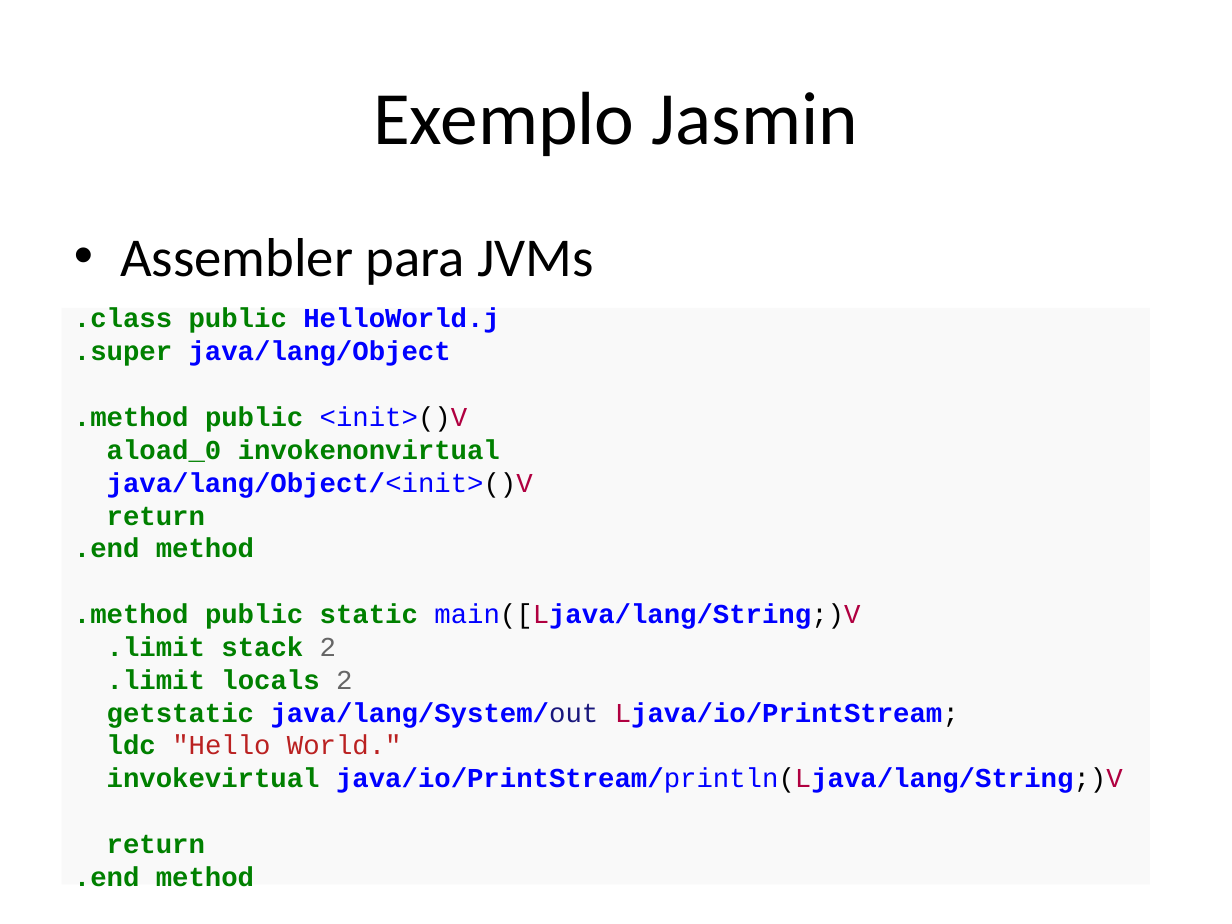
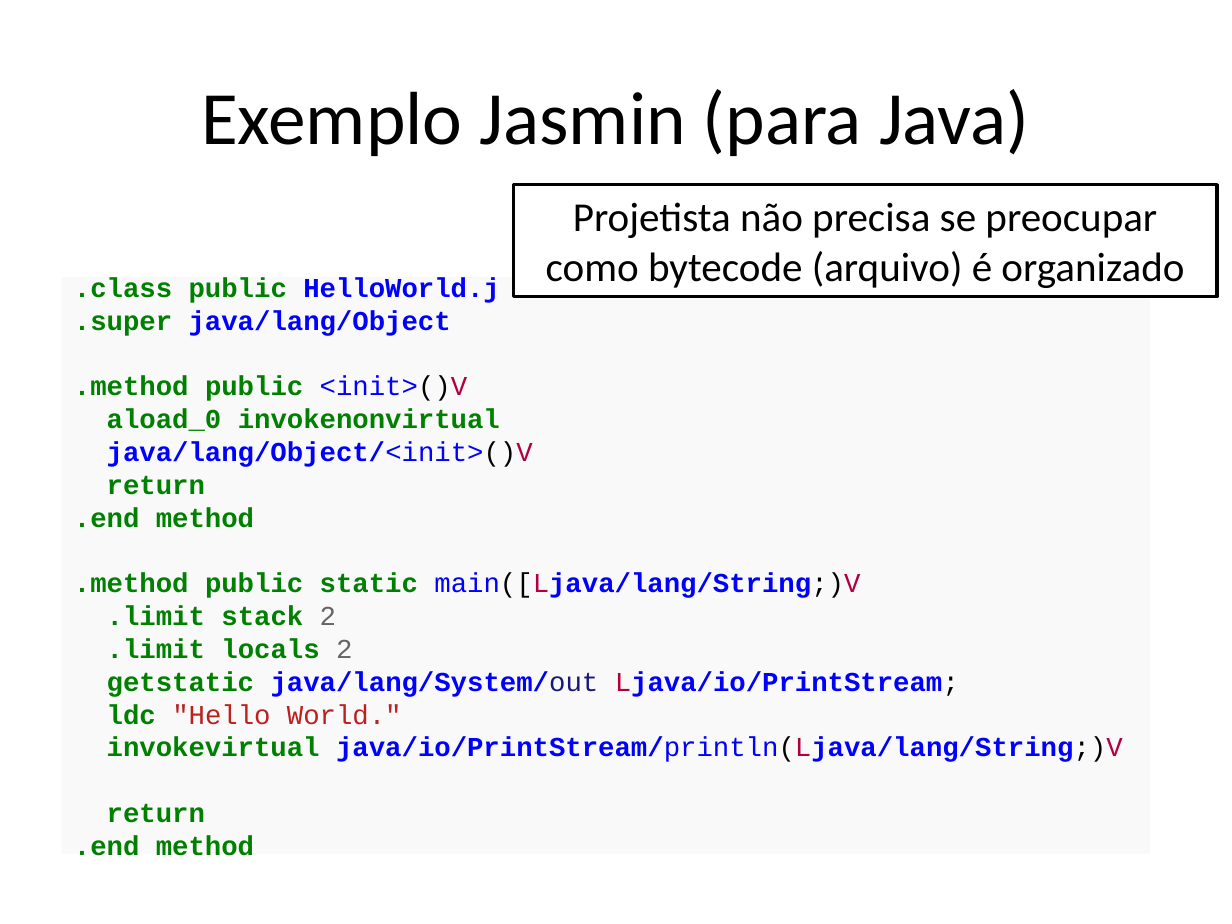
Before and after one commit to damorim/compilers-cin, a slide deck: slide 60 of slides-aulas/ambiente-exec-e-geracao-codigo.pptx. Drawn at 1232x924 pixels with LibreOffice and Linux fonts; fonts in the diff are those of the drawing. Boxes give left, top, right and bottom in pixels: in the first picture for what was removed or moved away, otherwise in the second. Text is boxed around its words. In the diff, an @@ line names an element or a change of style, - is before the commit and + after.

```diff
--- a/slides-aulas/ambiente-exec-e-geracao-codigo.pptx
+++ b/slides-aulas/ambiente-exec-e-geracao-codigo.pptx
@@ title at (201,89,1030,156): text changed @@
-Exemplo Jasmin
+Exemplo Jasmin (para Java)
@@ rectangle added at (514,185,1217,297), fill #FFFFFF, outline #000000 2 pt, 24 pt, text #000000 @@
+Projetista não precisa se preocupar como bytecode (arquivo) é organizado
@@ text removed at (120,238,594,285) @@
-• Assembler para JVMs
@@ text ".class public HelloWorld.j": place and size @@
-text ".class public HelloWorld.j" at (74,308,1123,887)
+text ".class public HelloWorld.j" at (74,277,1123,856)
```
Also in this commit, not shown: 2 other slides changed, 2 other files.
